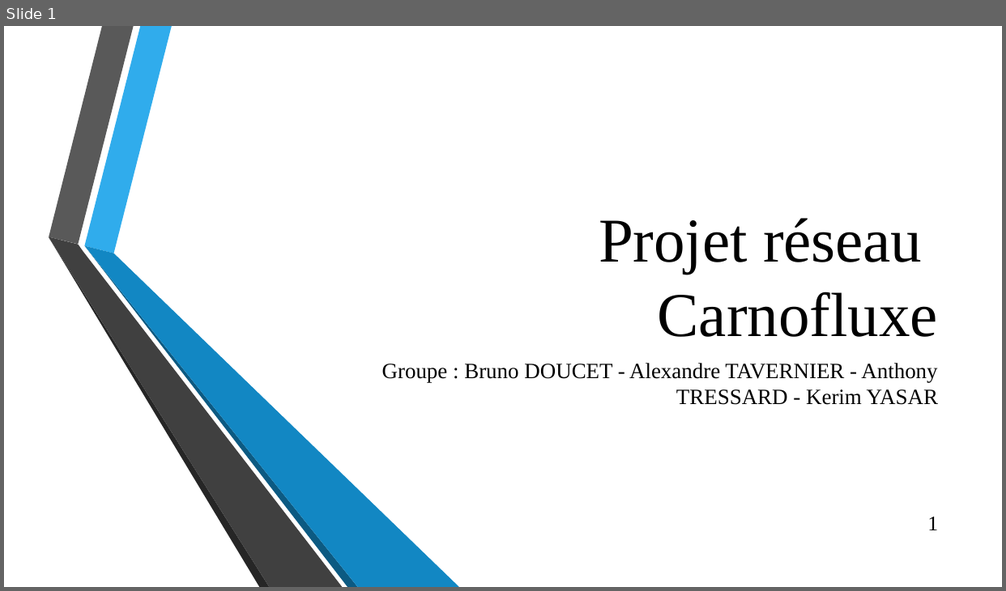
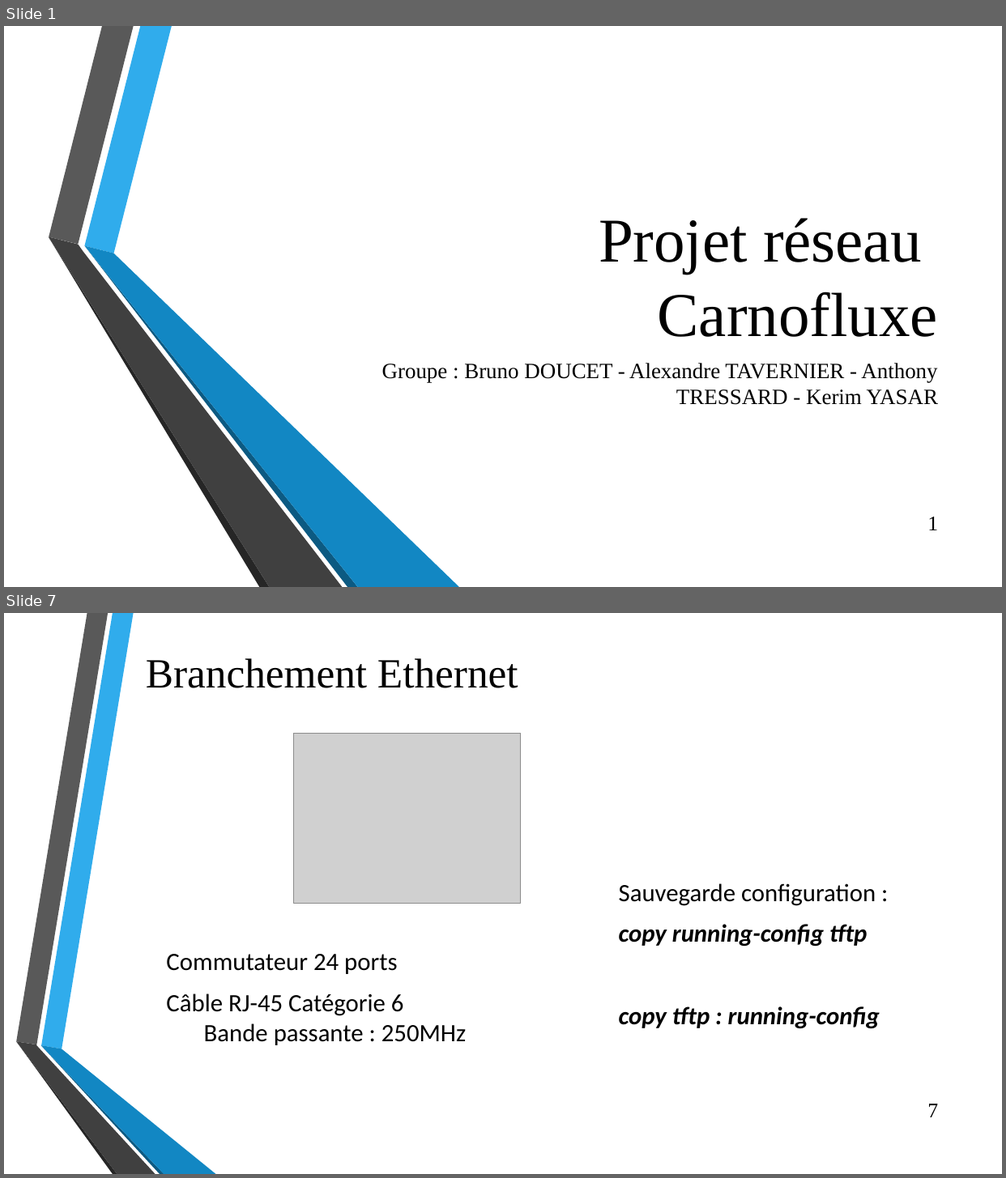
Before and after one commit to Efiria/Carnofluxe, a slide deck: Presentation2.pptx. Shown one above the other, each under a label of ours: slide 1 before the commit, slides 1 and 7 after it; the slides between them are not shown. The pictures are 1006x591 and 1006x1178 pixels, drawn with LibreOffice and Linux fonts; fonts in the diff are those of the drawing; grey boxes stand for pictures; background and template pictures are left out. Boxes give left, top, right and bottom in pixels: in the first picture for what was removed or moved away, otherwise in the second. Text is boxed around its words. In the diff, an @@ line names an element or a change of style, - is before the commit and + after.

```diff
--- a/Presentation2.pptx
+++ b/Presentation2.pptx
@@ slide 7 added at (4, 613, 1002, 1174), background picture (left out) @@
@@ title added at (146, 658, 518, 688), 40 pt, text #000000 @@
+Branchement Ethernet
@@ picture added at (294, 734, 521, 904) @@
@@ text added at (619, 884, 880, 1029), 24 pt, text #000000, bold, italic @@
+Sauvegarde configuration :
+copy running-config tftp
+copy tftp : running-config
@@ text added at (166, 954, 466, 1046), 24 pt, text #000000 @@
+Commutateur 24 ports
+Câble RJ-45 Catégorie 6
+Bande passante : 250MHz
@@ group added at (16, 613, 216, 1174): 6 freeform shapes @@
@@ page number added at (927, 1104, 938, 1118), 20 pt, text #000000 @@
+7
```
Also in this commit, not shown: 7 slides changed, 4 other slides added, 4 slides removed.
